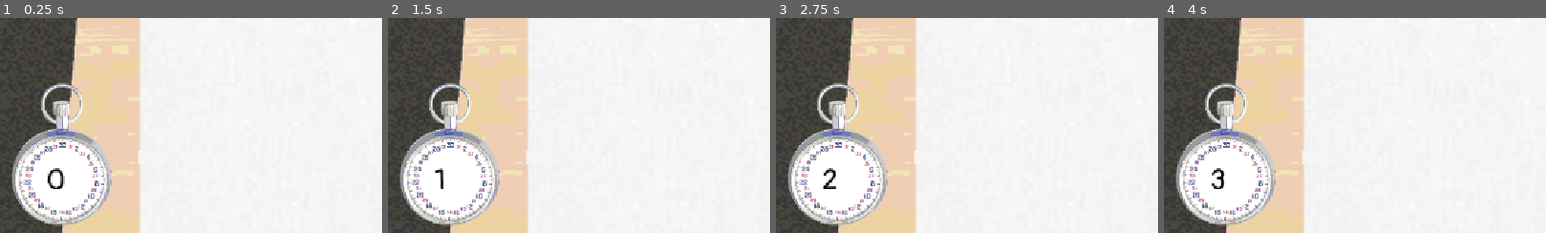
Above: before the commit, frames 1-4 (left to right).
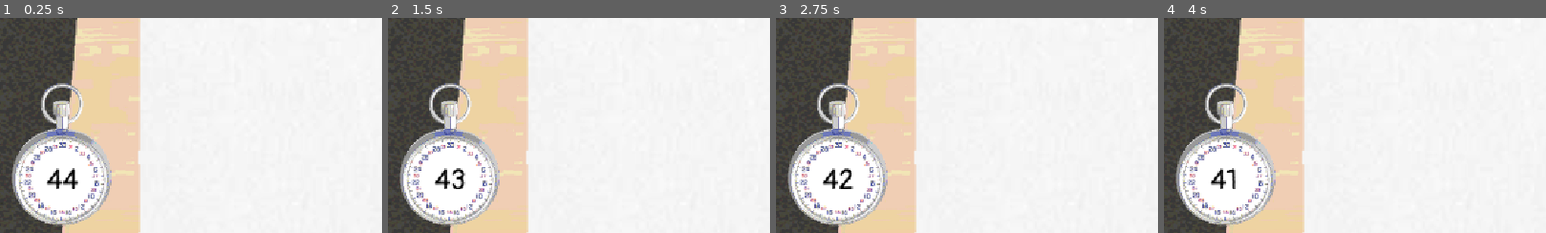
Above: after the commit, the same moments.

Repository: Vick-St3r/haven-keyboard
Game: Godot game, scene res://scenes/main_game.tscn
Two runs of this game, one before a commit and one after it. Both use one fixed random seed, a clock stepped at 60 frames per second and the inputs below.
Inputs (mouse positions are % of the whole screen's width and height, from its top left):
- Up to frame 1 (0.25 s): no input
- Up to frame 2 (1.5 s): click (46, 57) at 0.52 s; type "Alex" at 0.6 s; move the mouse to (72, 45) at 1.27 s; click (72, 45) at 1.42 s
- Up to frame 3 (2.75 s): move the mouse to (30, 55) at 2.02 s; click (30, 55) at 2.17 s
- Up to frame 4 (4 s): move the mouse to (60, 28) at 2.77 s; click (60, 28) at 2.92 s; move the mouse to (45, 70) at 3.52 s; click (45, 70) at 3.67 s
The pictures show only the part of the screen within x 0-50%, y 50-100%; the shares and areas given below are measured in that part.

The runs differ from the first frame. In frame 1, 0.5% of the frame differs, in the area x 12-21%, y 69-80%; in frame 2, 0.4%; in frame 3, 0.5%; in frame 4, 0.4%.

Commit message:
Make timer count down

Diff:
--- a/scripts/main_game.gd
+++ b/scripts/main_game.gd
@@ -16,13 +16,16 @@
 var curSentence = 0;
 var badSentenceDone = false;
 var sec: float = 0.0
+var timeLeft: float = 0.0;
+var timeLimit = 0;
+var originalText;
 
 # Called when the node enters the scene tree for the first time.
 func _ready() -> void:
 	# load contents of a random txt file
 	randomize()
-	targetText = FileAccess.get_file_as_string(textFiles.pick_random())
-	originalSentences = targetText.split(".")
+	originalText = FileAccess.get_file_as_string(textFiles.pick_random())
+	originalSentences = originalText.split(".")
 	scrambledSentences = originalSentences.duplicate()
 	for i in scrambledSentences.size():
 		scrambledSentences[i] = scrambleText(scrambledSentences[i])
@@ -30,6 +33,7 @@
 	targetTextDisplay.push_color(Color.BLACK)
 	targetTextDisplay.add_text(targetText)
 
+	startTimer()
 
 	textedit.position.x = targetTextDisplay.position.x-5;
 	textedit.position.y = targetTextDisplay.position.y-5;
@@ -50,10 +54,15 @@
 	arr[index] = temp
 	return arr;
 
+func startTimer():
+	timeLimit = originalText.split(" ").size();
+	timeLeft = timeLimit;
+
 # Called every frame. 'delta' is the elapsed time since the previous frame.
 func _process(delta: float) -> void:
 	sec +=delta
-	timertext.text = str(int(sec))
+	timeLeft -= delta
+	timertext.text = str(int(timeLeft))
 
 func _on_text_edit_text_changed() -> void:
 	if textedit.text == targetText:
